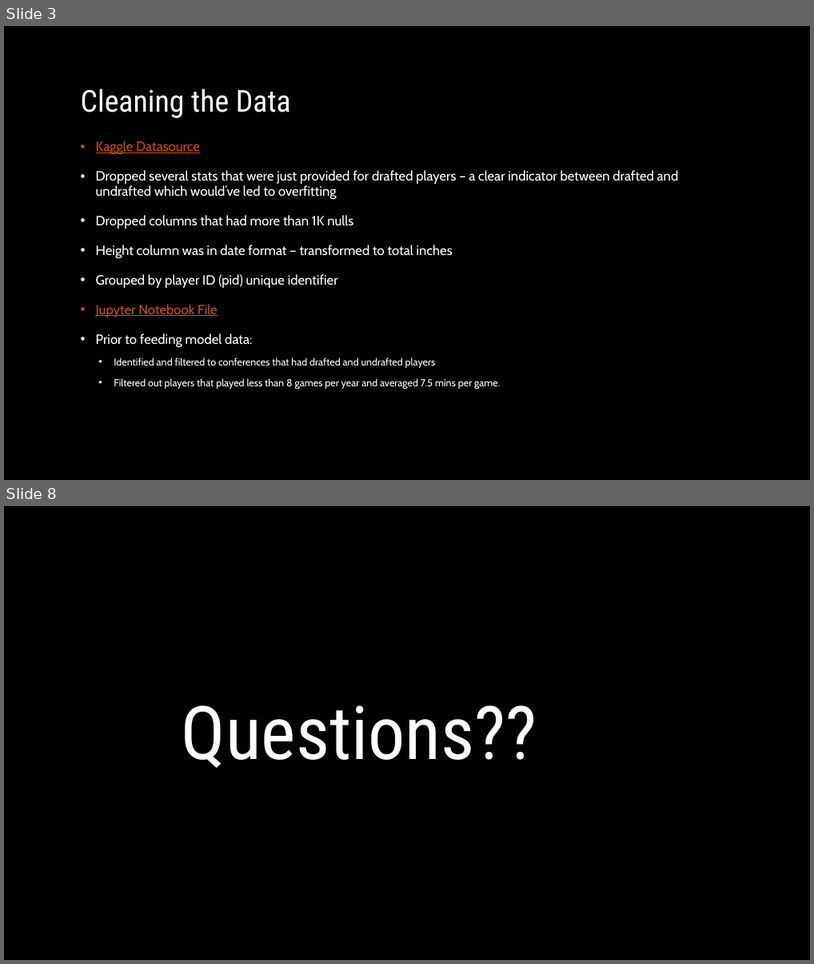
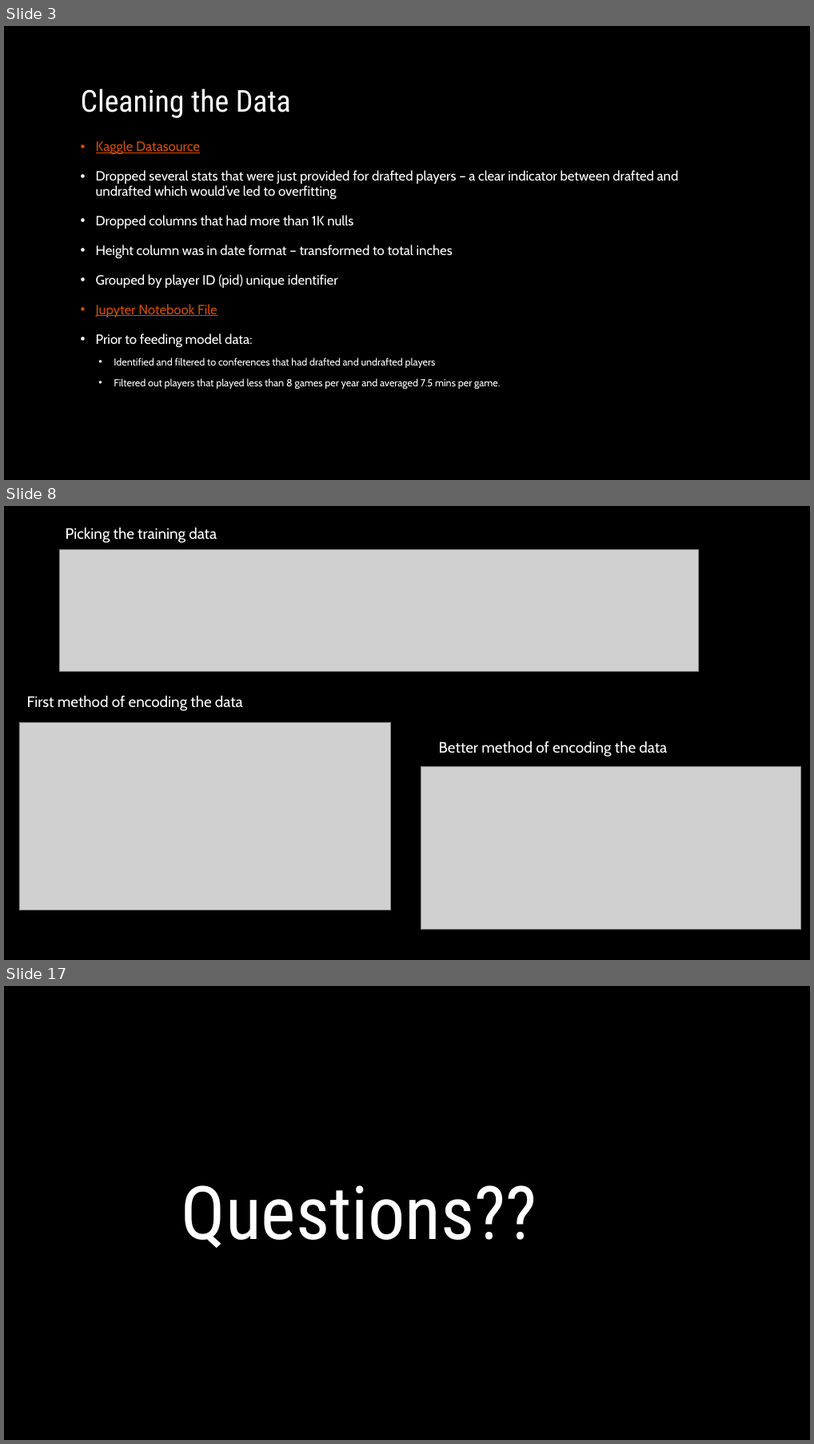
Before and after one commit to mleroseandrews/Making_the_NBA, a slide deck: Powerpoint.pptx. Shown one above the other, each under a label of ours: slides 3 and 8 before the commit, slides 3, 8 and 17 after it; the slides between them are not shown. The pictures are 814x964 and 814x1444 pixels, drawn with LibreOffice and Linux fonts; fonts in the diff are those of the drawing; grey boxes stand for pictures; background and template pictures are left out. Boxes give left, top, right and bottom in pixels: in the first picture for what was removed or moved away, otherwise in the second. Text is boxed around its words. In the diff, an @@ line names an element or a change of style, - is before the commit and + after.

```diff
--- a/Powerpoint.pptx
+++ b/Powerpoint.pptx
@@ slide 8 added at [4, 506, 810, 960], background picture (left out) @@
@@ text added at [66, 527, 217, 543], 18 pt, text #FFFFFF @@
+Picking the training data
@@ picture added at [60, 549, 698, 672] @@
@@ text added at [27, 695, 243, 711], 18 pt, text #FFFFFF @@
+First method of encoding the data
@@ picture added at [19, 722, 391, 909] @@
@@ text added at [439, 740, 667, 756], 18 pt, text #FFFFFF @@
+Better method of encoding the data
@@ picture added at [421, 766, 802, 929] @@
@@ what was slide 8 is now slide 17 @@
```
Also in this commit, not shown: 1 slide changed, 9 other slides added, 1 slide removed.
